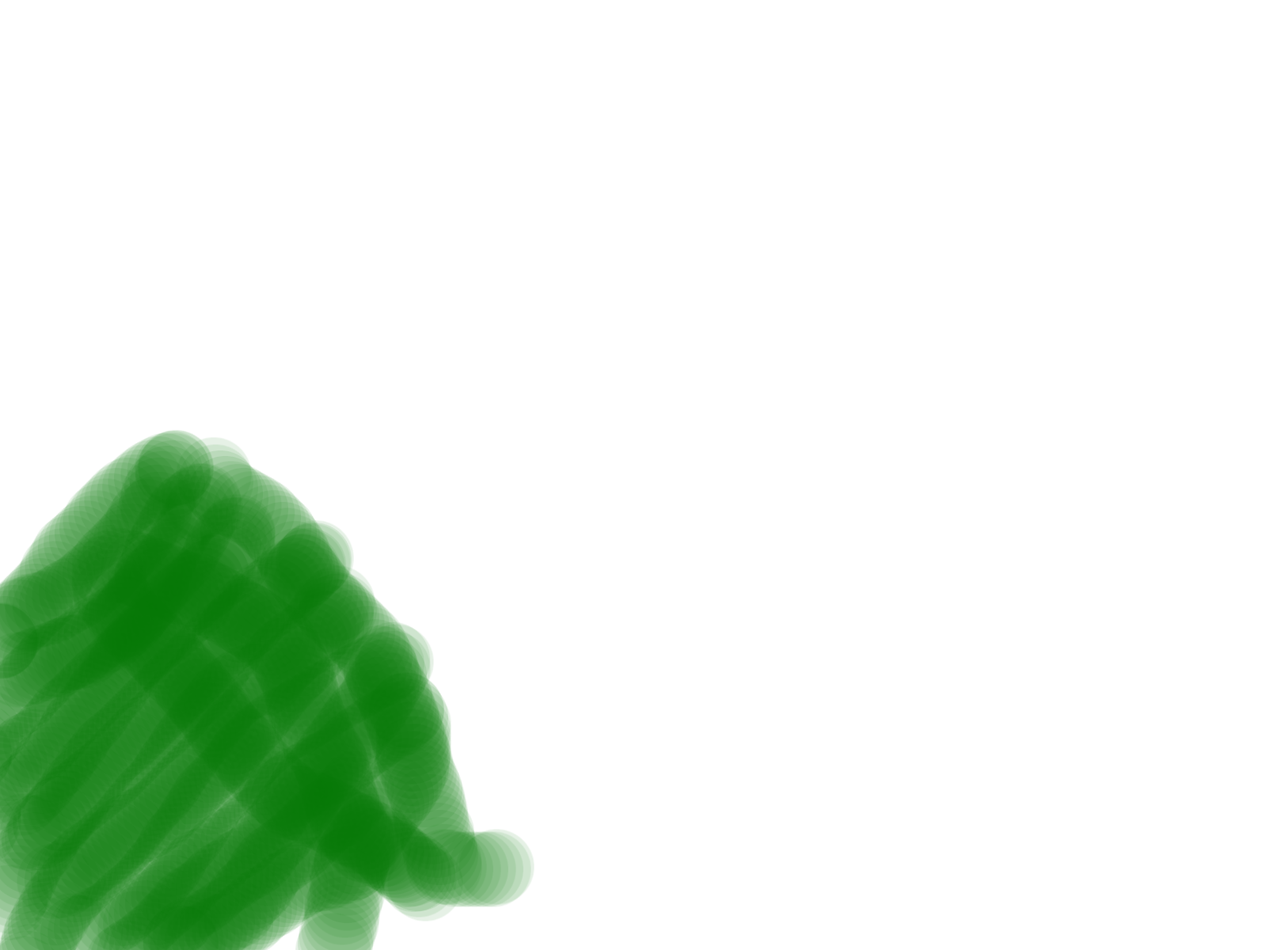
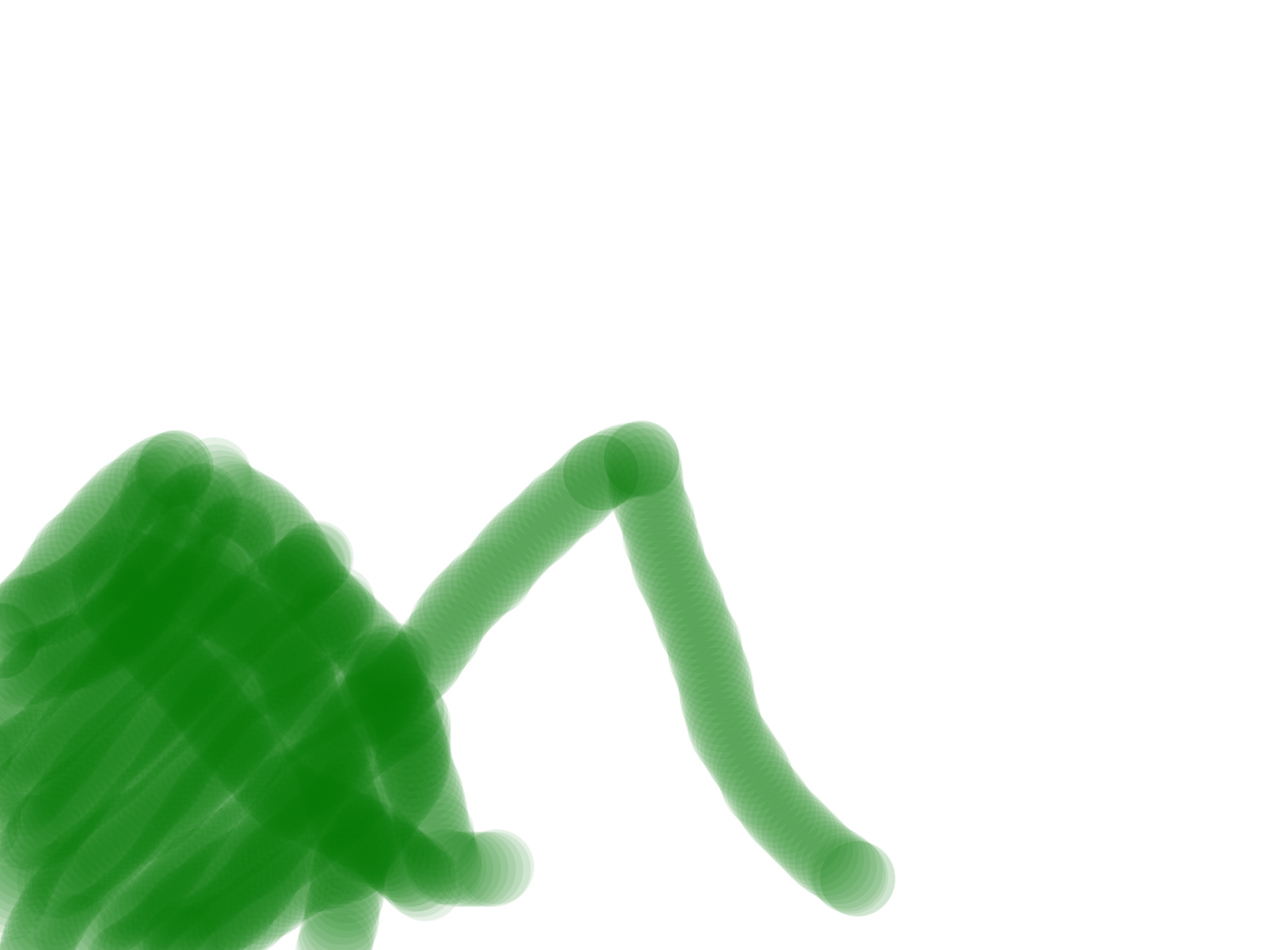
Layered file, before and after one edit (1267px x 950px). Changes by layer:
painted on "Background" over [314, 420, 896, 917]
